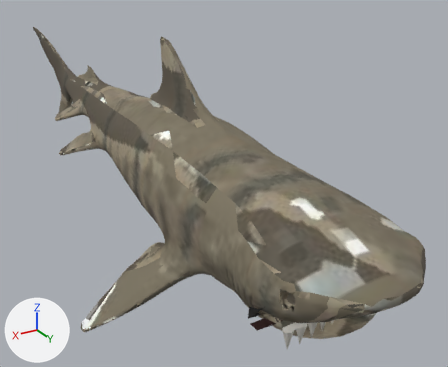
Renders of the glTF model play/razorfin/assets/models/fam/snapjaw.glb from each side of a commit.
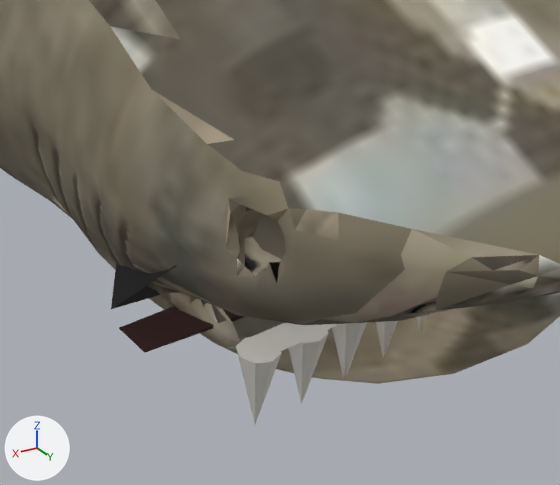
Each version appears first whole from a camera (50 mm lens) standing at (0.322, 0.775, 0.279) and looking at (-0.091, 0.087, -0.065), and next in a close-up on the part from 49% to 83% of the width and 64% to 100% of the height. The axes (+X, +Y, +Z) are drawn at lower left. The lights are the same throughout. The last two pictures show the newer version. Vertices at exactly the same position are counted once.

Objects in the first close-up: 'low'.
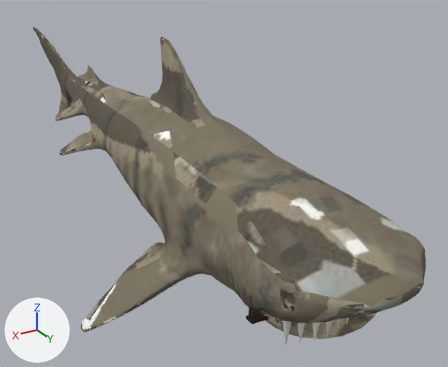
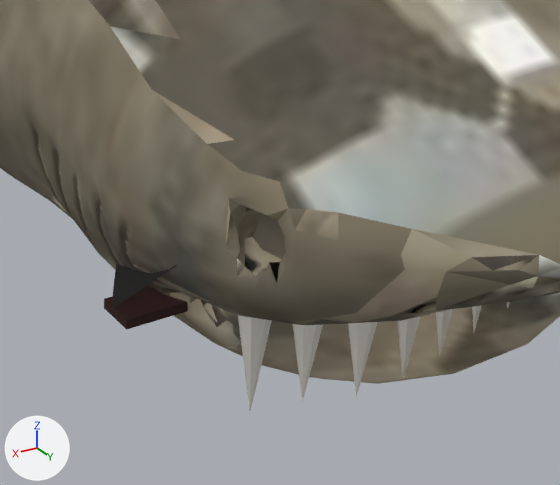
Where the change shows, as pixel boxes [x1, y1, x2, y2] in the close-ups (560 x 485 px; the box of a moved part takes in the faces that stretch with it):
```json
{"object": "low", "change": "reshaped", "before": [0, 0, 560, 424], "after": [0, 0, 560, 411]}
{"part": 1, "of": "me_object_2_001", "change": "added", "after": [472, 305, 482, 332], "on screen": "mostly hidden"}
{"part": 2, "of": "me_object_2_001", "change": "added", "after": [436, 309, 452, 355]}
{"part": 3, "of": "me_object_2_001", "change": "added", "after": [397, 316, 420, 381]}
{"part": 4, "of": "me_object_2_001", "change": "moved or reshaped", "before": [236, 337, 281, 424], "after": [238, 315, 272, 411]}
{"part": 5, "of": "me_object_2_001", "change": "rebuilt", "before": [119, 300, 245, 353], "after": [104, 286, 203, 329]}
{"part": 6, "of": "me_object_2_001", "change": "rebuilt", "before": [288, 330, 329, 404], "after": [293, 324, 323, 401]}
{"part": 7, "of": "me_object_2_001", "change": "deleted", "before": [332, 309, 455, 379]}
{"part": 8, "of": "me_object_2_001", "change": "reshaped", "before": [185, 304, 338, 356], "after": [90, 242, 377, 397]}
```

The change, as JSON lines over the scene's bpy script:
```json
{"block": "me_object_2_001", "where": "# used by ob_low; location = (0.0, 0.0, 0.0)"}
{"op": "remove", "block": "me_object_2_001", "code": "me_object_2_001.from_pydata(...)  # 4179 vertices, 8007 faces; spans x -0.163..0.163, y -0.5..0.5, z -0.147..0.147"}
{"op": "add", "block": "me_object_2_001", "code": "me_object_2_001.from_pydata(...)  # 4178 vertices, 7998 faces; spans x -0.163..0.163, y -0.5..0.5, z -0.147..0.147"}
{"block": "me_object_2_001", "change": "me_object_2_001 part 1: a new loose piece, an 8-sided cone pointing to -z spanning x -0.011..0.0, y 0.435..0.445, z -0.054..-0.017, in mat_teeth_strip_upper_ivory_cc0 (light grey #cecbc4)"}
{"block": "me_object_2_001", "change": "me_object_2_001 part 2: a new loose piece, an 8-sided cone pointing to -z spanning x 0.003..0.013, y 0.438..0.448, z -0.054..-0.017, in mat_teeth_strip_upper_ivory_cc0 (light grey #cecbc4)"}
{"block": "me_object_2_001", "change": "me_object_2_001 part 3: a new loose piece, an 8-sided cone pointing to -z spanning x 0.016..0.027, y 0.441..0.451, z -0.054..-0.017, in mat_teeth_strip_upper_ivory_cc0 (light grey #cecbc4)"}
{"block": "me_object_2_001", "change": "me_object_2_001 part 4: the loose piece of 10 vertices spanning x 0.057..0.067, y 0.438..0.448, z -0.051..-0.031 is scaled about its middle by (1, 1, 1.78), then moved by (0.0, -0.002, 0.01)"}
{"block": "me_object_2_001", "change": "me_object_2_001 part 5: the loose piece of 24 vertices spanning x -0.075..0.077, y 0.409..0.42, z -0.041..-0.039 is rebuilt with 28 vertices and now spans x -0.075..0.077, y 0.403..0.428, z -0.045..-0.036"}
{"block": "me_object_2_001", "change": "me_object_2_001 part 6: the loose piece of 10 vertices spanning x 0.043..0.054, y 0.437..0.448, z -0.051..-0.031 is rebuilt with 10 vertices and now spans x 0.043..0.054, y 0.437..0.448, z -0.051..-0.013"}
{"block": "me_object_2_001", "change": "me_object_2_001 part 7: 13 loose pieces with 142 vertices, spanning x -0.065..0.055, y 0.394..0.446, z -0.051..-0.001, are deleted"}
{"block": "me_object_2_001", "change": "me_object_2_001 part 8: 1 vertex moved within x 0.056, y 0.414, z -0.034; 42 vertices removed from x -0.06..0.062, y 0.36..0.447, z -0.056..-0.023; 139 vertices added at x -0.061..0.064, y 0.36..0.451, z -0.056..-0.01"}
{"block": "me_object_2_001", "change": "other edits to the shape of me_object_2_001 do not show in these pictures"}
```
